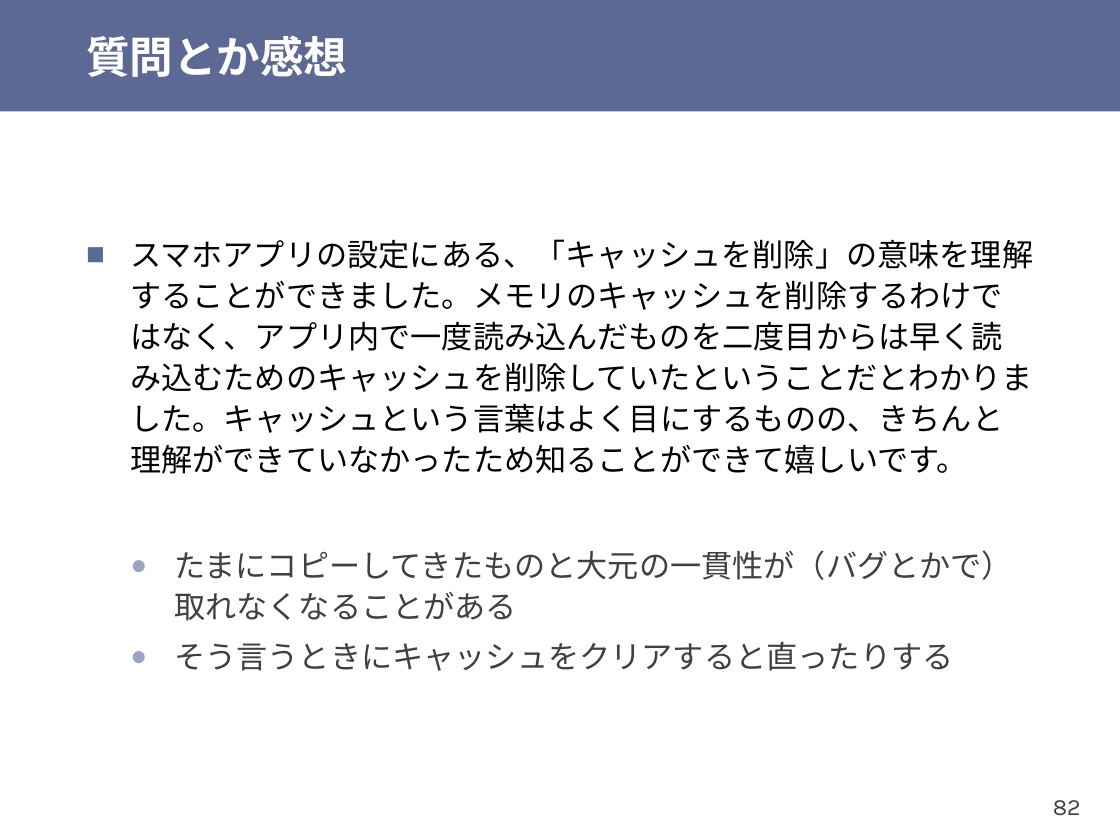
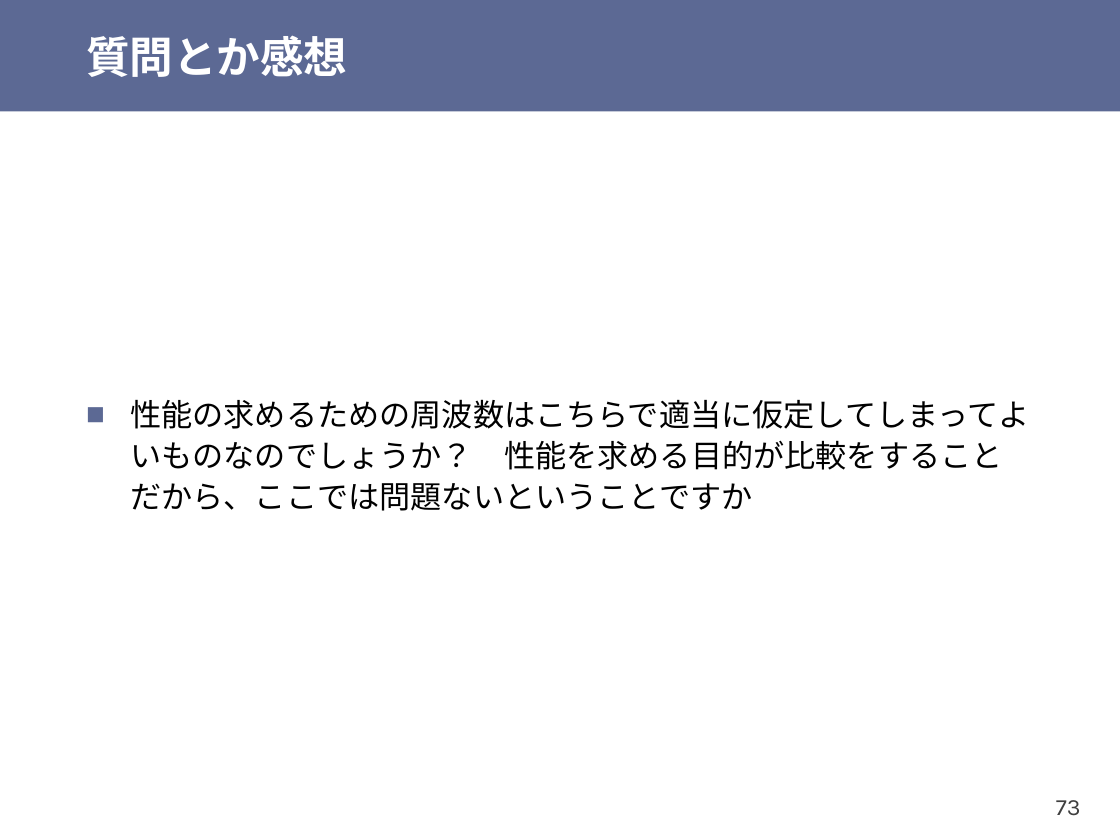
Before and after one commit to shioyadan/otya-computer-architecture-i, a slide deck: slide 73 of cai-shioya-10.pptx (slide 82 before the commit). Drawn at 1120x840 pixels with LibreOffice and Linux fonts; fonts in the diff are those of the drawing. Boxes give left, top, right and bottom in pixels: in the first picture for what was removed or moved away, otherwise in the second. Text is boxed around its words. In the diff, an @@ line names an element or a change of style, - is before the commit and + after.

```diff
--- a/cai-shioya-10.pptx
+++ b/cai-shioya-10.pptx
@@ text at box(130, 399, 1029, 511): text changed @@
-■ スマホアプリの設定にある、「キャッシュを削除」の意味を理解することができました。メモリのキャッシュを削除するわけではなく、アプリ内で一度読み込んだものを二度目からは早く読み込むためのキャッシュを削除していたということだとわかりました。キャッシュという言葉はよく目にするものの、きちんと理解ができていなかったため知ることができて嬉しいです。
-  ● たまにコピーしてきたものと大元の一貫性が（バグとかで）取れなくなることがある
-  ● そう言うときにキャッシュをクリアすると直ったりする
+■ 性能の求めるための周波数はこちらで適当に仮定してしまってよいものなのでしょうか？ 性能を求める目的が比較をすることだから、ここでは問題ないということですか
@@ page number at box(1056, 800, 1081, 816): text changed @@
-82
+73
```
Also in this commit, not shown: 25 other slides changed, 2 slides added, 25 slides removed, 1 other file.
